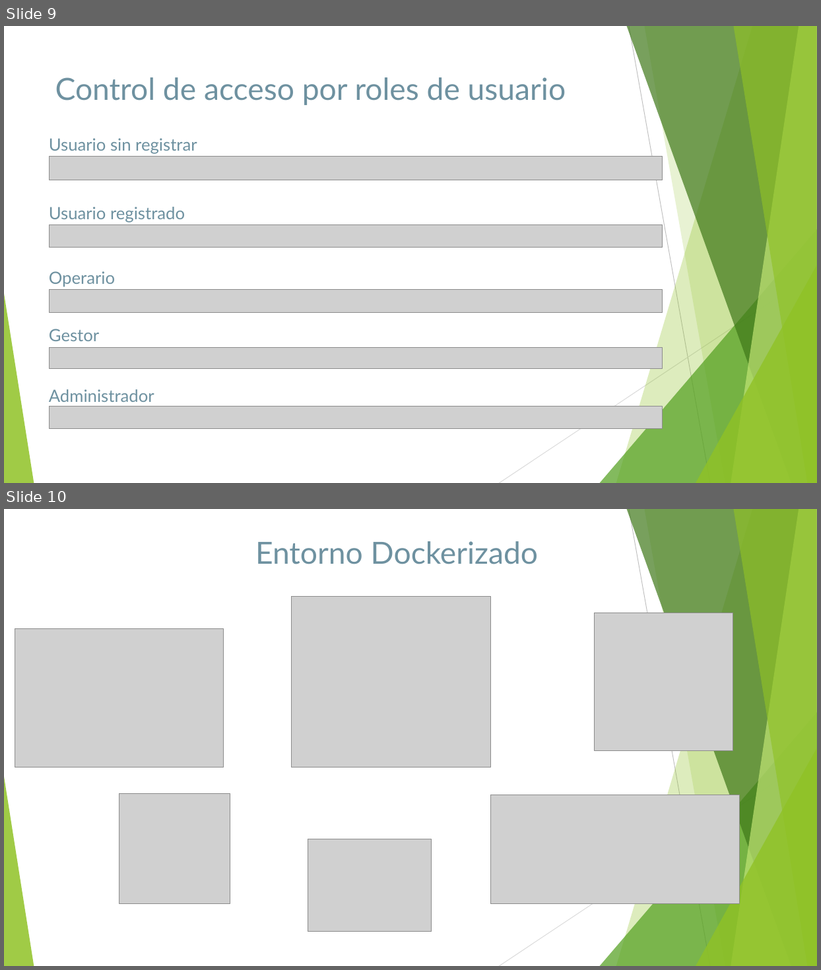
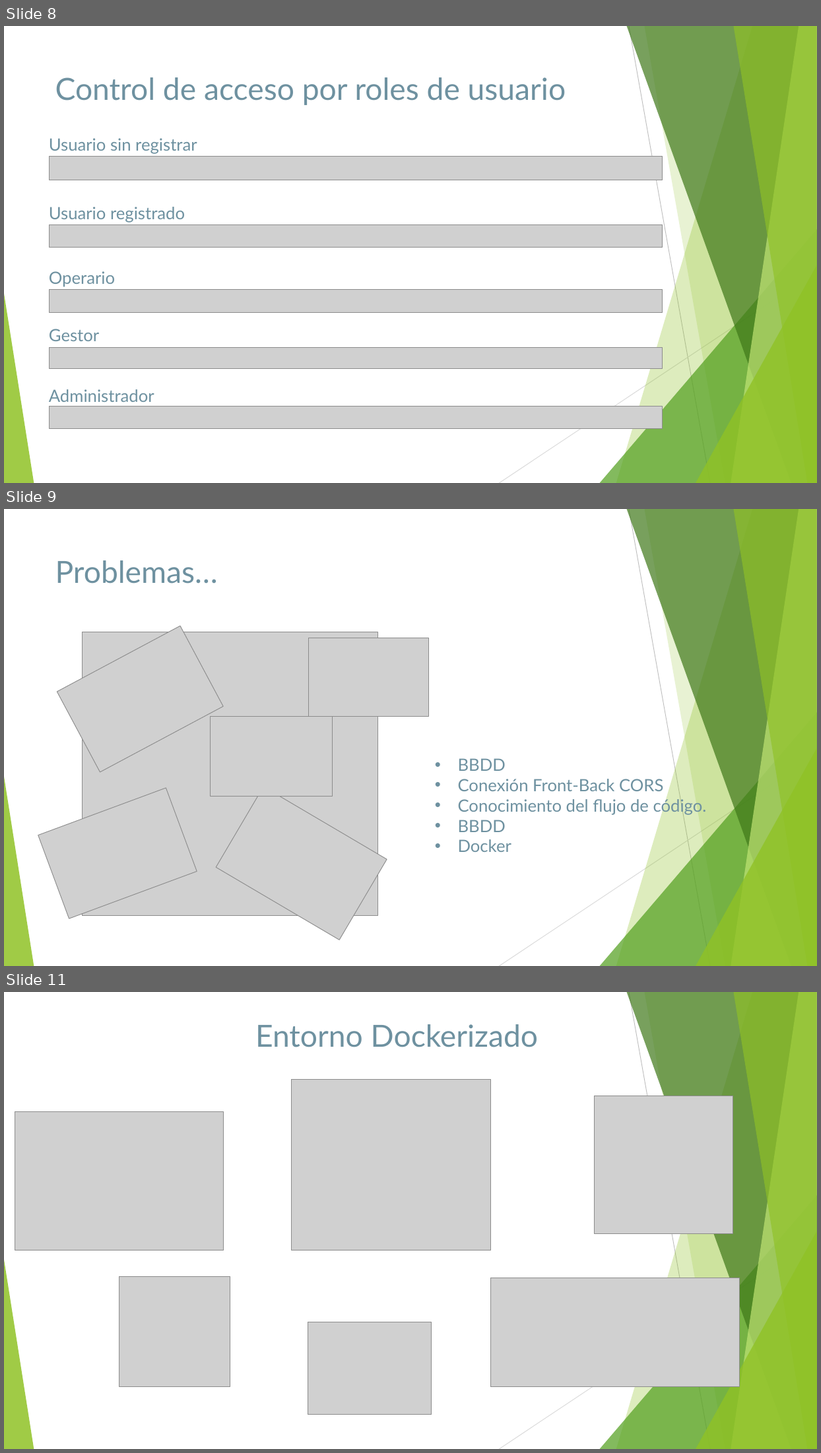
Before and after one commit to raul955/ProyectoFinalDaw, a slide deck: Documentacion/PresentaciónServirep.pptx. Shown one above the other, each under a label of ours: slides 9 and 10 before the commit, slides 8, 9 and 11 after it; the slides between them are not shown. The pictures are 821x970 and 821x1453 pixels, drawn with LibreOffice and Linux fonts; fonts in the diff are those of the drawing; grey boxes stand for pictures. Boxes give left, top, right and bottom in pixels: in the first picture for what was removed or moved away, otherwise in the second. Text is boxed around its words. In the diff, an @@ line names an element or a change of style, - is before the commit and + after.

```diff
--- a/Documentacion/PresentaciónServirep.pptx
+++ b/Documentacion/PresentaciónServirep.pptx
@@ slide 9 added at bbox=[4, 509, 817, 966], background #FFFFFF; not listed: 10 template elements that a slide beside it also shows @@
@@ title added at bbox=[55, 560, 218, 584], 36 pt, text #6E91A0 @@
+Problemas…
@@ picture added at bbox=[57, 626, 224, 772] @@
@@ picture added at bbox=[82, 632, 378, 916] @@
@@ picture added at bbox=[309, 638, 429, 717] @@
@@ picture added at bbox=[210, 716, 333, 796] @@
@@ text added at bbox=[458, 758, 707, 852], 20 pt, text #6E91A0 @@
+• BBDD
+• Conexión Front-Back CORS
+• Conocimiento del flujo de código.
+• BBDD
+• Docker
@@ picture added at bbox=[38, 788, 197, 919] @@
@@ picture added at bbox=[216, 787, 387, 941] @@
@@ what was slide 9 is now slide 8 @@
@@ what was slide 10 is now slide 11 @@
```
Also in this commit, not shown: 2 other slides added, 1 slide removed.
